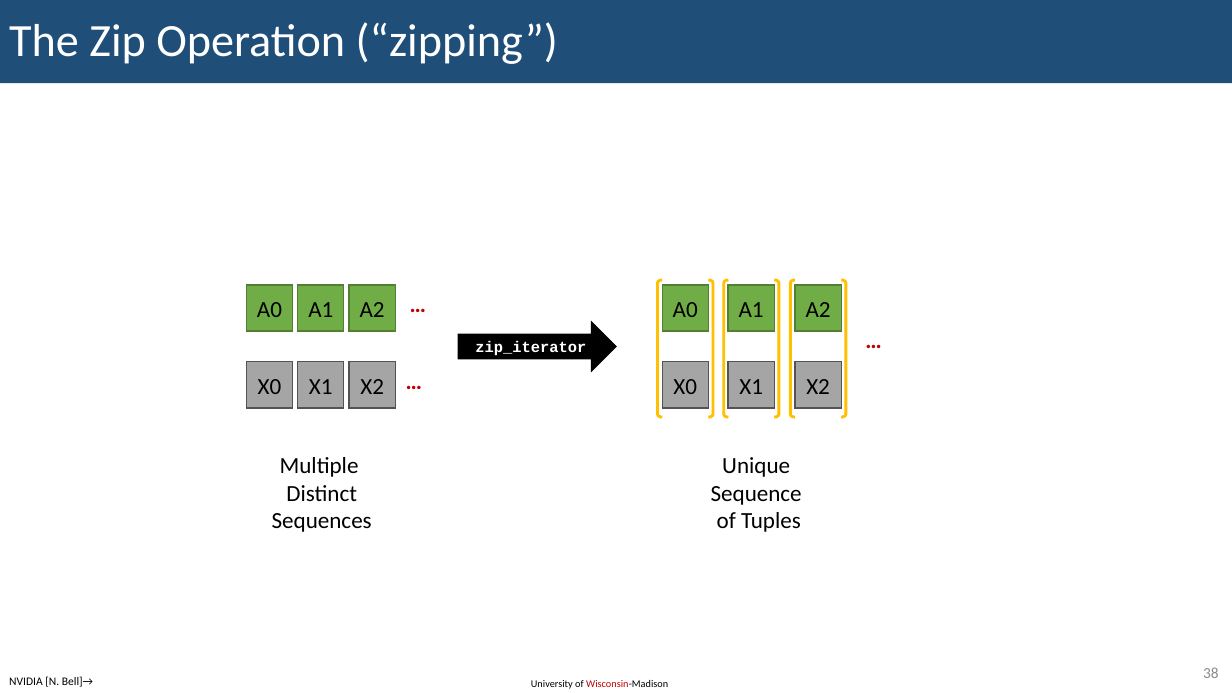
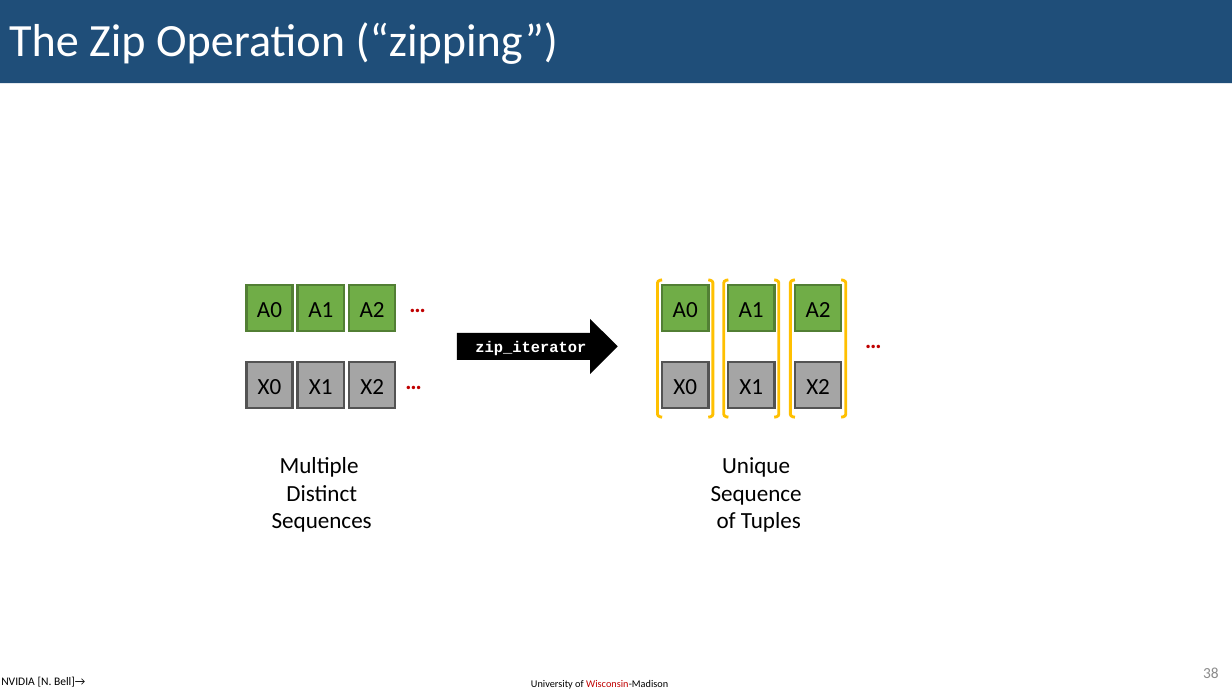
Before and after one commit to KennyKangMPC/CS-759, a slide deck: slide 38 of lecture_notes/lecture18_0305.pptx. Drawn at 1232x693 pixels with LibreOffice and Linux fonts; fonts in the diff are those of the drawing. Boxes give left, top, right and bottom in pixels: in the first picture for what was removed or moved away, otherwise in the second. Text is boxed around its words. In the diff, an @@ line names an element or a change of style, - is before the commit and + after.

```diff
--- a/lecture_notes/lecture18_0305.pptx
+++ b/lecture_notes/lecture18_0305.pptx
@@ text "NVIDIA [N. Bell]→": place and size @@
-text "NVIDIA [N. Bell]→" at bbox=[9, 676, 93, 687]
+text "NVIDIA [N. Bell]→" at bbox=[1, 676, 85, 687]
```
Also in this commit, not shown: 71 other slides changed, 3 other files.
